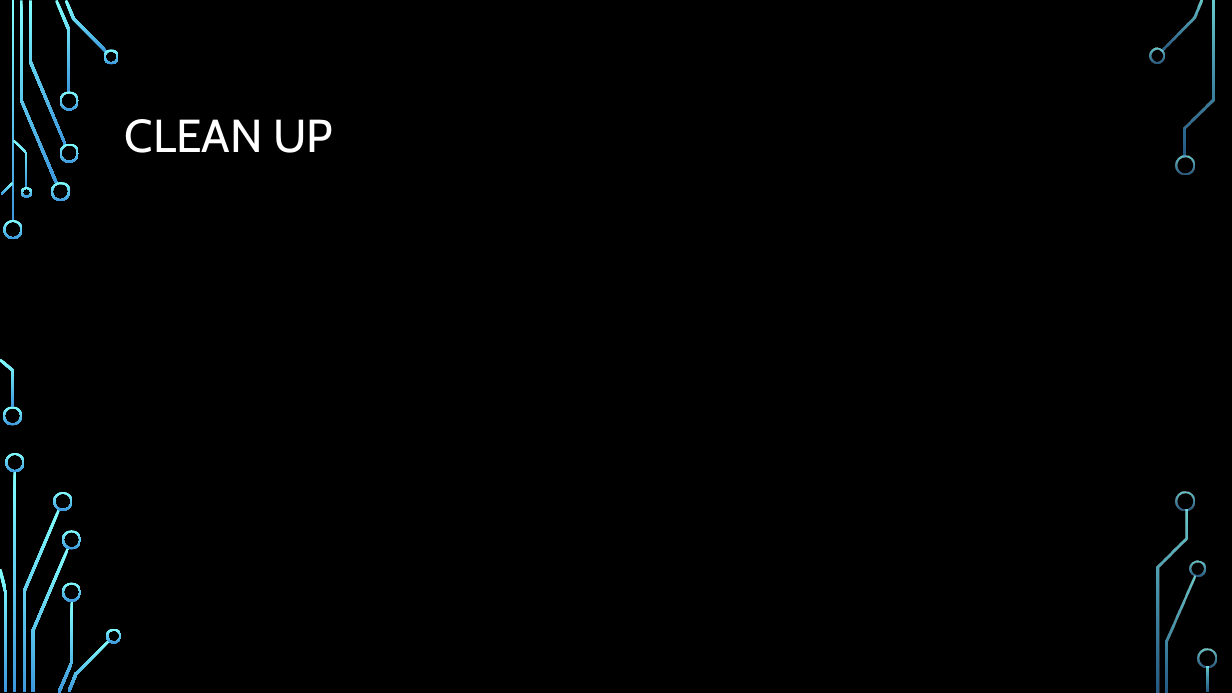
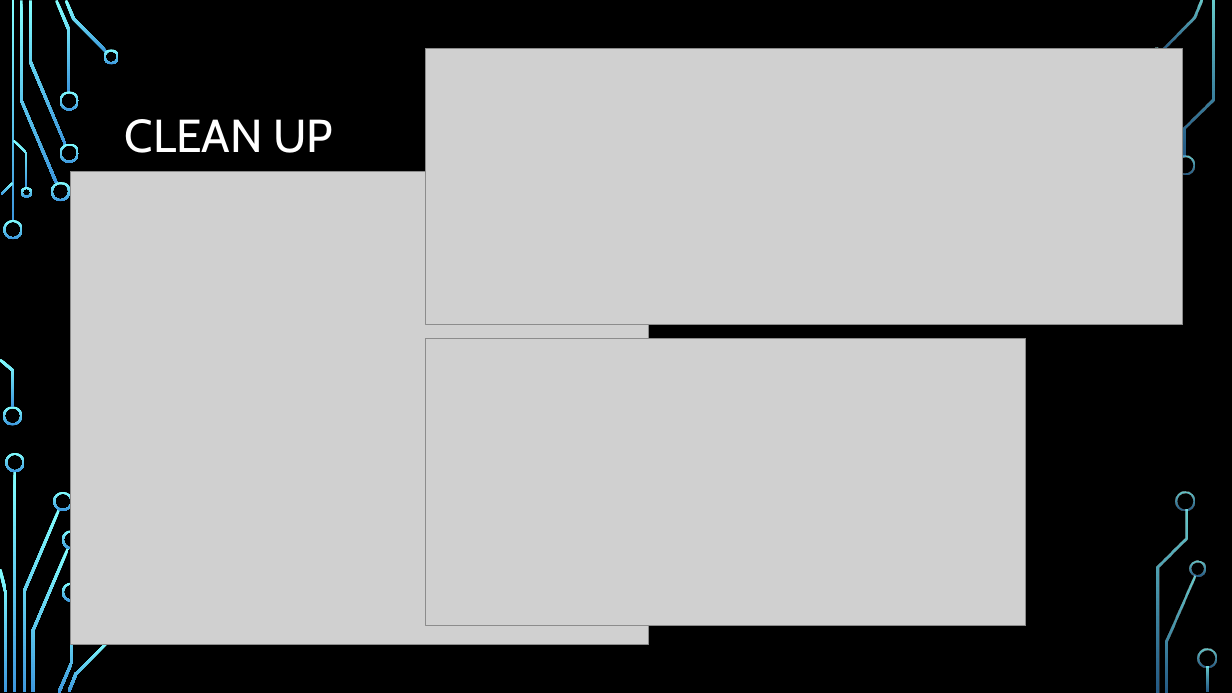
Before and after one commit to kennknisley/project-one-back, a slide deck: slide 5 of Iceland_presentation.pptx (slide 17 before the commit). Drawn at 1232x693 pixels with LibreOffice and Linux fonts; fonts in the diff are those of the drawing; grey boxes stand for pictures; background and template pictures are left out. Boxes give left, top, right and bottom in pixels: in the first picture for what was removed or moved away, otherwise in the second. Text is boxed around its words. In the diff, an @@ line names an element or a change of style, - is before the commit and + after.

```diff
--- a/Iceland_presentation.pptx
+++ b/Iceland_presentation.pptx
@@ picture added at bbox=[426, 49, 1184, 325] @@
@@ picture added at bbox=[71, 172, 650, 645] @@
@@ picture added at bbox=[426, 338, 1027, 626] @@
@@ freeform shape removed at bbox=[106, 628, 122, 643] @@
```
Also in this commit, not shown: 2 other slides changed, 7 slides added, 9 slides removed, 1 other file.
